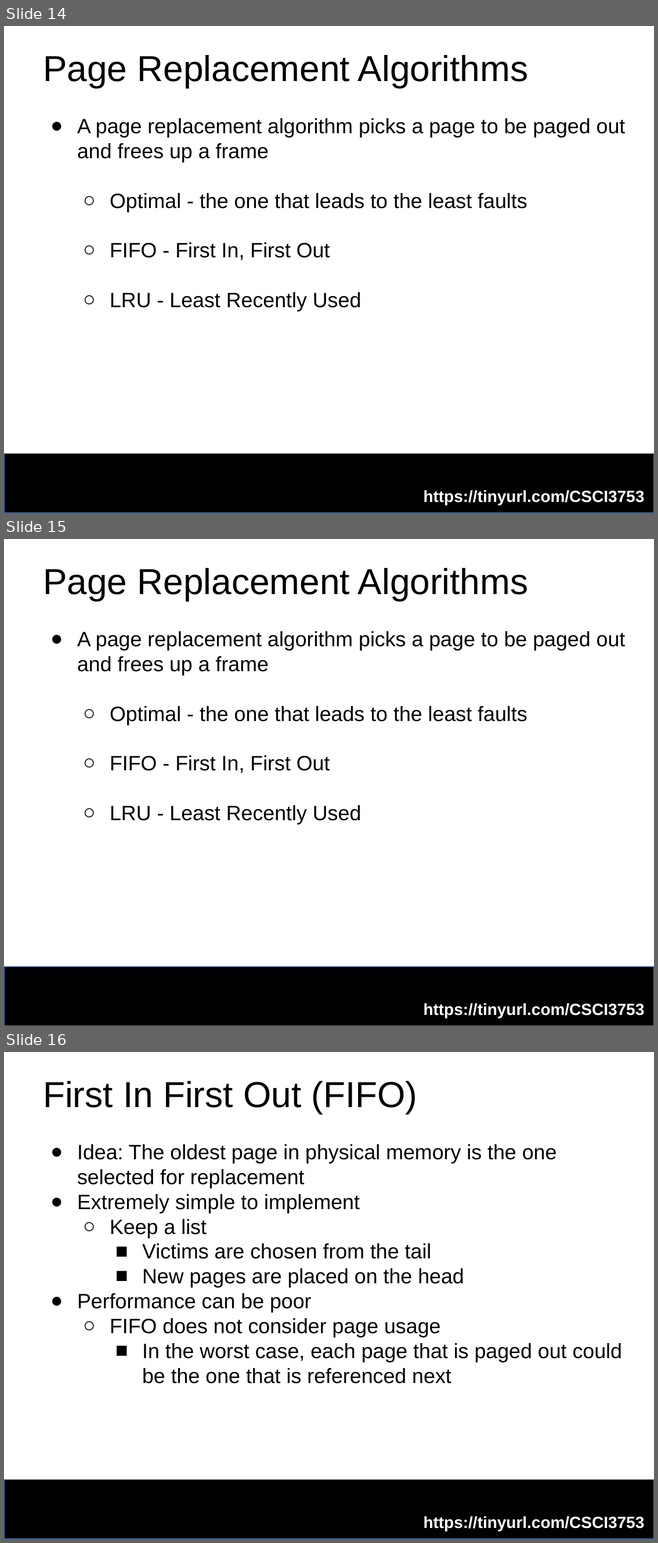
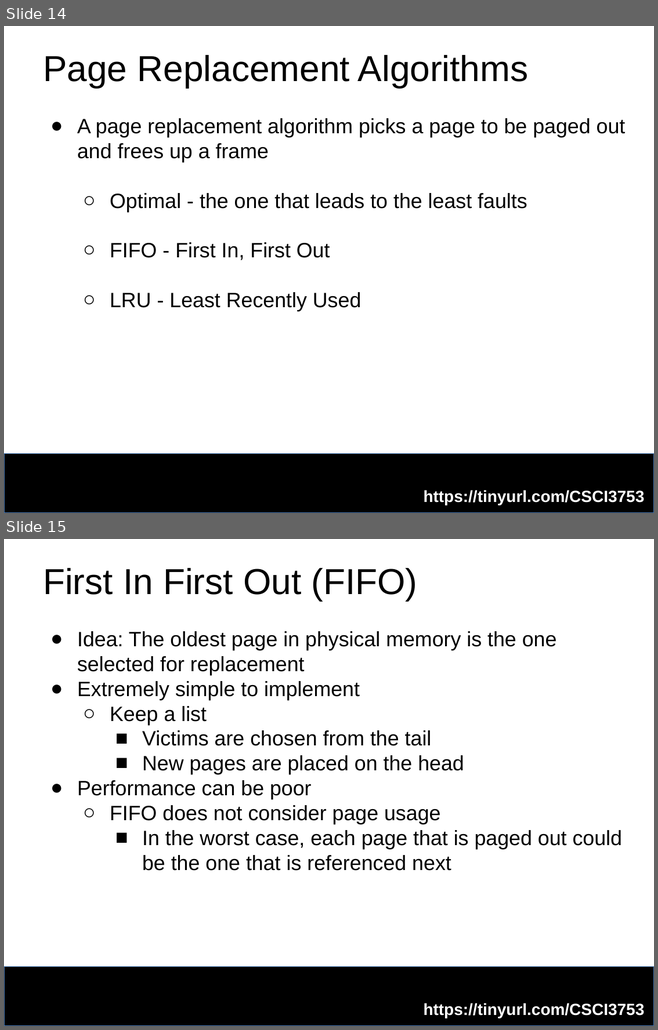
Before and after one commit to jarek-tr/csci-3753-fa25, a slide deck: w10/CSCI3753_REC_10.pptx. Shown one above the other, each under a label of ours: slides 14, 15 and 16 before the commit, slides 14 and 15 after it. The pictures are 658x1543 and 658x1030 pixels, drawn with LibreOffice and Linux fonts; fonts in the diff are those of the drawing; background and template pictures are left out. Boxes give left, top, right and bottom in pixels: in the first picture for what was removed or moved away, otherwise in the second. Text is boxed around its words. In the diff, an @@ line names an element or a change of style, - is before the commit and + after.

```diff
--- a/w10/CSCI3753_REC_10.pptx
+++ b/w10/CSCI3753_REC_10.pptx
@@ slide 15 removed at bbox=[4, 539, 654, 1026], background #FFFFFF; not listed: 1 template element that a slide beside it also shows @@
@@ text removed at bbox=[43, 568, 528, 601] @@
-Page Replacement Algorithms
@@ text removed at bbox=[77, 631, 625, 824] @@
-● A page replacement algorithm picks a page to be paged out and frees up a frame
-  ○ Optimal - the one that leads to the least faults
-  ○ FIFO - First In, First Out
-  ○ LRU - Least Recently Used
@@ text removed at bbox=[423, 1003, 644, 1018] @@
-https://tinyurl.com/CSCI3753
@@ what was slide 16 is now slide 15 @@
```
Also in this commit, not shown: 2 slides changed, 1 slide added, 1 other file.
